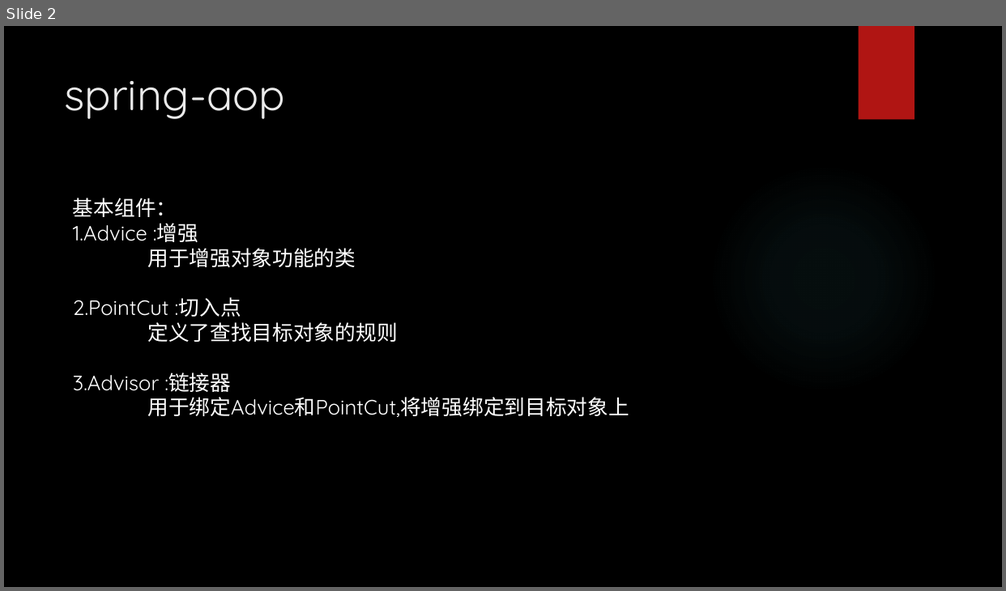
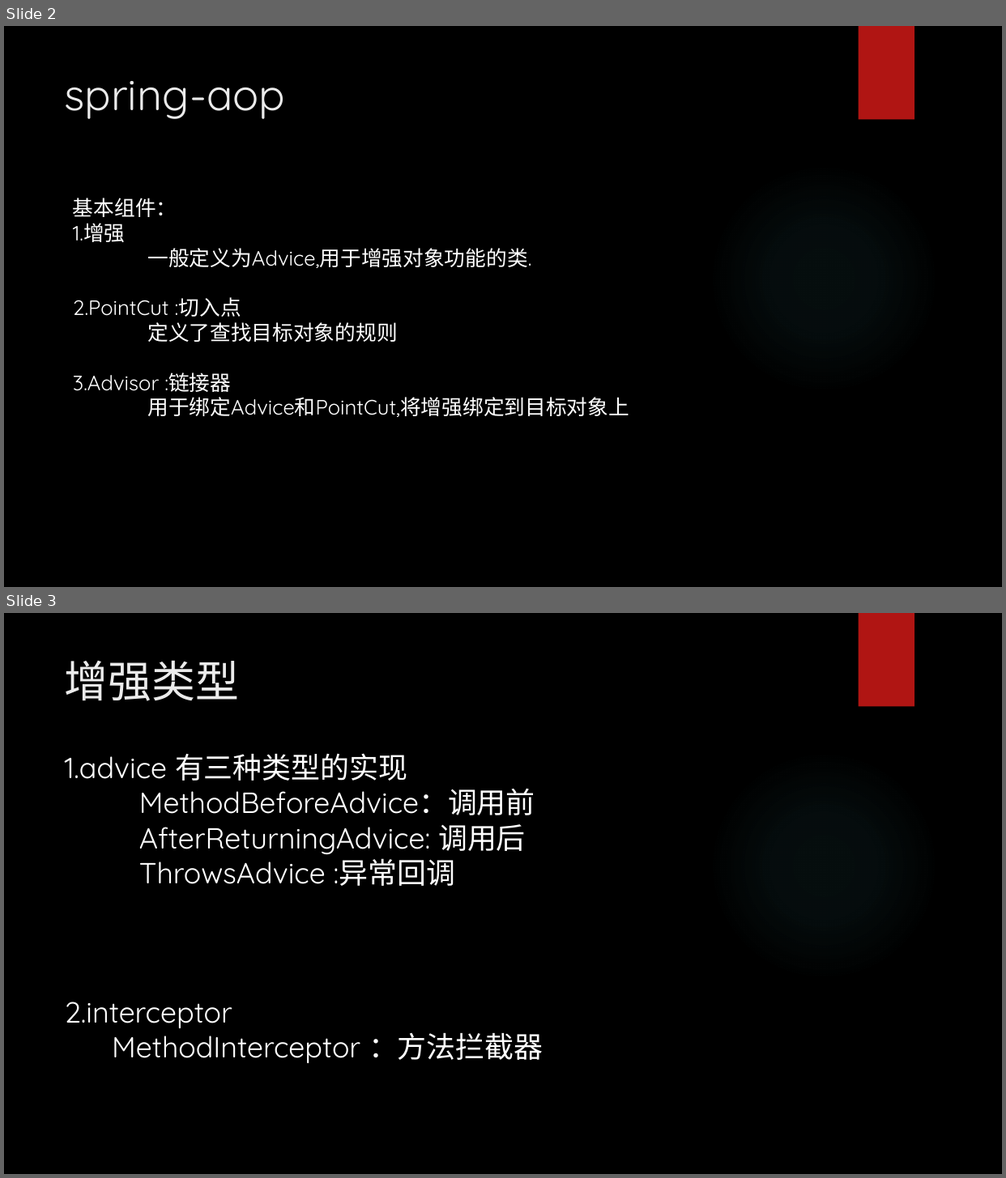
Before and after one commit to liuniudun/doc, a slide deck: Spring-aop.pptx. Shown one above the other, each under a label of ours: slide 2 before the commit, slides 2 and 3 after it. The pictures are 1006x591 and 1006x1178 pixels, drawn with LibreOffice and Linux fonts; fonts in the diff are those of the drawing; background and template pictures are left out. Boxes give left, top, right and bottom in pixels: in the first picture for what was removed or moved away, otherwise in the second. Text is boxed around its words. In the diff, an @@ line names an element or a change of style, - is before the commit and + after.

```diff
--- a/Spring-aop.pptx
+++ b/Spring-aop.pptx
@@ slide 3 added at (4,613,1002,1174), background picture (left out); not listed: 2 template elements that a slide beside it also shows @@
@@ title added at (65,660,240,701), 42 pt, text #EBEBEB @@
+增强类型
@@ text added at (65,753,543,1063), 28 pt, text #FFFFFF @@
+1.advice 有三种类型的实现
+MethodBeforeAdvice：调用前
+AfterReturningAdvice: 调用后
+ThrowsAdvice :异常回调
+2.interceptor
+MethodInterceptor ：方法拦截器
@@ slide 2 changed as well @@
@@ text at (73,223,531,268): text changed @@
-1.Advice :增强
-用于增强对象功能的类
+1.增强
+一般定义为Advice,用于增强对象功能的类.
```
Also in this commit, not shown: 1 other slide changed, 9 other slides added, 1 other file.
